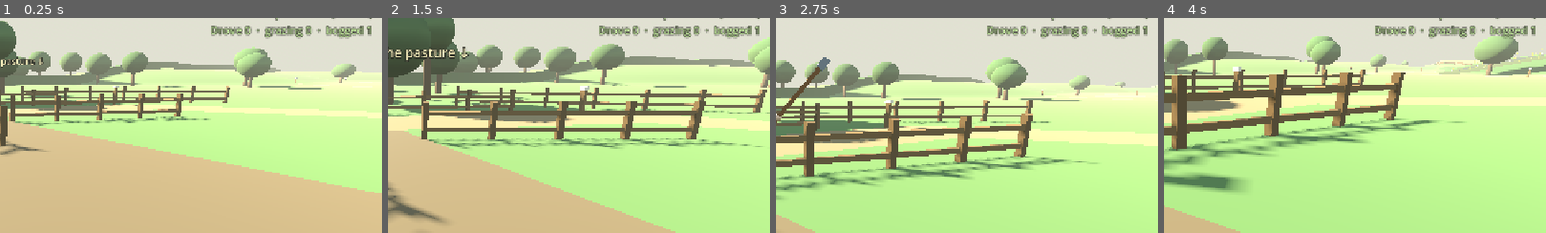
Above: before the commit, frames 1-4 (left to right).
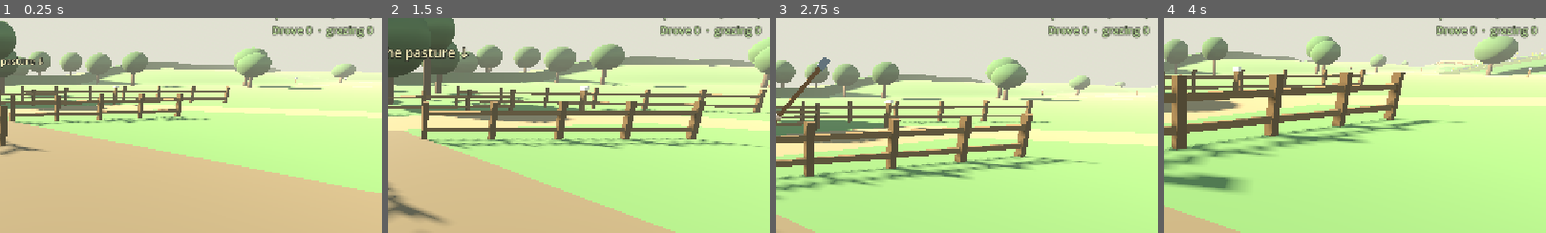
Above: after the commit, the same moments.

Repository: fortins4/devPlayground
Game: Godot game, scene res://scenes/prologue/opening_cattle_drive.tscn
The game is run twice, just before and just after one commit, with the same random seed, the same clock (stepped at 60 frames per second) and the same inputs. This scene is started directly instead of the project's main scene.
Inputs (mouse positions are % of the whole screen's width and height, from its top left):
- Up to frame 1 (0.25 s): no input
- Up to frame 2 (1.5 s): tap Enter at 0.5 s; move the mouse to (55, 50) at 0.52 s; hold E (interact) 0.53-1.28 s; hold W (move_forward) from 0.53 s (still down); click (55, 50) at 0.67 s; tap Space (jump) at 0.77 s; move the mouse to (45, 50) at 1.27 s; right-click (45, 50) at 1.35 s
- Up to frame 3 (2.75 s): keep holding W (move_forward); tap Space (jump) at 1.52 s; tap E (interact) at 1.55, 2.3 s; move the mouse to (52, 48) at 2.02 s; press the mouse at (52, 48) at 2.03 s
- Up to frame 4 (4 s): keep holding W (move_forward); move the mouse to (49, 52) at 2.77 s; release the mouse at (49, 52) at 2.78 s; tap H (band_toggle) at 2.85 s; click (49, 52) at 2.92 s; tap Space (jump) at 3.02, 3.77 s; tap E (interact) at 3.05, 3.8 s; move the mouse to (57, 51) at 3.52 s; hold Ctrl (crouch) from 3.53 s (still down)
The pictures show only the part of the screen within x 50-100%, y 18-68%; the shares and areas given below are measured in that part.

The runs differ from the first frame. In frame 1, 1.3% of the frame differs, in the area x 55-98%, y 3-10%; in frame 2, 1.3%; in frame 3, 1.3%; in frame 4, 1.3%.

Commit message:
Opening: hide the bog tally until the missing-cow beat; natural bog patch
- HUD: the "bogged N" status count, the "N in the bog" objective suffix and the bog
  chore's interact/controls hint stay hidden until the missing-cow beat opens at the
  pasture (director bog_revealed() / hud_bogged_count(); raw bogged_count() kept for
  smokes). After the beat the pen line shows "bogged 1", then "bogged 0" once freed.
- Natural bog: OpeningTerrain gains an organic bog patch (harmonic + noise-wobbled
  outline, bog_edge/bog_mask/in_bog/bog_depth) and a 0.45 m dip with hummocks, applied
  after the cap union in both height_at and the bake (collider == mesh). The terrain
  mesh paints it by the same soft mask (moss/peat vertex colour, darker when wet) — no
  overlay slab, ditch or rim. Standing water is one flat sheet at BOG_WATER_Y that the
  terrain clips into pools; tussocks, rush clumps and bog cotton are scattered by the
  mask (merged per colour). "Bog edge" sign dropped.
- Stuck/free test follows the organic outline (Terrain.in_bog) in the chore and the
  director; BogZone is now just a 28x28 bounding box.
- Far-field backstop + grass sheet are a frame around the heightfield window (plus a
  deep safety net) so they no longer floor / paint over the dip.

Diff:
--- a/scenes/prologue/opening_cattle_drive.tscn
+++ b/scenes/prologue/opening_cattle_drive.tscn
@@ -39,7 +39,7 @@
 size = Vector3(12.6, 2.4, 10.6)
 
 [sub_resource type="BoxShape3D" id="Shape_bog"]
-size = Vector3(20, 9, 20)
+size = Vector3(28, 9, 28)
 
 [sub_resource type="BoxShape3D" id="Shape_pasture"]
 size = Vector3(40, 8, 28)
--- a/scripts/prologue/opening_bogged_cow_chore.gd
+++ b/scripts/prologue/opening_bogged_cow_chore.gd
@@ -18,10 +18,10 @@
 
 const COW_SCENE := preload("res://scenes/prologue/opening_cow.tscn")
 const INTERACT_RANGE := 8.0
-## BogZone center/size from opening_cattle_drive (transform -25,3.5,242 · box 20×20): the back
-## paddock behind the pasture's south ridge (OpeningTerrain "pasture_south_ridge").
+## Bog centre (OpeningTerrain BOG_CX/BOG_CZ): the natural patch in the back paddock behind the
+## pasture's south ridge. "In the bog" is OpeningTerrain.in_bog() — the patch's own organic
+## outline; the BogZone Area3D (28×28 box) only bounds it.
 const BOG_CENTER := Vector3(-25.0, 0.0, 242.0)
-const BOG_HALF_XZ := Vector3(10.0, 0.0, 10.0)
 ## North (herd-facing) bog edge, 3.5 m in — same margin as the old lane-side spawn, so the
 ## goad-out is unchanged, just pointed north toward the ridge and the herd.
 ## Y is height above the local ground (the cow is placed on the OpeningTerrain surface).
@@ -282,8 +282,9 @@
 	return "Goad her out of the bog onto firm ground (3 goad · LMB / RMB)"
 
 
+## HUD "E interact" hint etc.: only once her beat is live (no early tell on the walk out).
 func is_active() -> bool:
-	return _state == BogChoreState.BOGGED
+	return _state == BogChoreState.BOGGED and _gate_open()
 
 
 func force_free() -> void:
@@ -387,6 +388,7 @@
 
 
 func _on_bog_exited(body: Node3D) -> void:
+	# Leaving the bounding box means she's well past the organic edge too.
 	if body != _cow or _state != BogChoreState.BOGGED:
 		return
 	if _cow.has_method("set_bogged"):
@@ -575,10 +577,7 @@
 
 
 func _inside_bog(p: Vector3) -> bool:
-	return (
-		absf(p.x - BOG_CENTER.x) <= BOG_HALF_XZ.x
-		and absf(p.z - BOG_CENTER.z) <= BOG_HALF_XZ.z
-	)
+	return Terrain.in_bog(p)
 
 
 func _near(a: Vector3, b: Vector3, range_m: float) -> bool:
--- a/scripts/prologue/opening_drive_director.gd
+++ b/scripts/prologue/opening_drive_director.gd
@@ -90,6 +90,7 @@
 ## Missing-cow beat latch: set the first time the player reaches the herd while the drive step is
 ## live (survives R / T). Until then the bogged cow is hidden, silent and can't be freed.
 var _missing_seen: bool = false
+var _in_bog_box: Array[Node3D] = []
 
 
 func _ready() -> void:
@@ -140,6 +141,7 @@
 	if _flash_timer > 0.0:
 		_flash_timer -= delta
 	_sync_herd_lock()
+	_tick_bog_patch()
 	if stage == Stage.WALK_OUT and _player and is_instance_valid(_player):
 		if _player.global_position.distance_to(herd_centroid()) <= at_herd_radius:
 			_set_stage(Stage.AT_HERD)
@@ -231,6 +233,24 @@
 func bogged_count() -> int:
 	var n := 0
 	for cow in _cows:
+		if bool(cow.get("bogged")):
+			n += 1
+	return n
+
+
+## The bogged cow may be shown / counted on the HUD: always standalone; in the set-sequence flow
+## only once the missing-cow beat has opened at the pasture (or she's already out of the bog).
+## Before that, nothing on the HUD (status line, objective suffix, flashes) may give her away.
+func bog_revealed() -> bool:
+	return _seq() == null or _missing_seen or bogged_cow_state() != "bogged"
+
+
+## HUD-facing bog count: bogged_count() minus her while she's still a secret (see bog_revealed).
+func hud_bogged_count() -> int:
+	var n := 0
+	for cow in _cows:
+		if cow == _bog_cow and not bog_revealed():
+			continue
 		if bool(cow.get("bogged")):
 			n += 1
 	return n
@@ -348,8 +368,8 @@
 			return "The herd is grazing. Draw the goad (3) and prod a cow (LMB / RMB) to stir them."
 		Stage.DRIVING:
 			var bits := "Walk BEHIND the herd, goad drawn, facing them — push them up the lane to the home pen."
-			if bogged_count() > 0:
-				bits += "  %d in the bog — goad them out!" % bogged_count()
+			if hud_bogged_count() > 0:
+				bits += "  %d in the bog — goad them out!" % hud_bogged_count()
 			elif stalled_count() > 0:
 				bits += "  %d grazing — keep pushing." % stalled_count()
 			return bits
@@ -359,9 +379,12 @@
 
 
 func status_text() -> String:
-	var s := "Home pen  %d / %d   (need %d)\nDrove %d  ·  grazing %d  ·  bogged %d" % [
-		home_count(), _cows.size(), need_count(), driven_count(), stalled_count(), bogged_count()
+	var s := "Home pen  %d / %d   (need %d)\nDrove %d  ·  grazing %d" % [
+		home_count(), _cows.size(), need_count(), driven_count(), stalled_count()
 	]
+	# The bog tally only appears once she's no secret (missing-cow beat open, or freed).
+	if bog_revealed():
+		s += "  ·  bogged %d" % hud_bogged_count()
 	if scattered_count() > 0:
 		s += "\nScattered %d — regather" % scattered_count()
 	return s
@@ -775,16 +798,31 @@
 	return Vector3(home.x - 4.2 + float(col) * 2.8, home.y, home.z - 3.0 + float(row) * 2.4)
 
 
+## BogZone is only the natural patch's bounding box: cows inside it are tracked and bog down /
+## come free by the patch's organic outline (OpeningTerrain.in_bog). Her stuck spell while
+## "bogged" belongs to the bog chore.
 func _on_bog_entered(body: Node3D) -> void:
-	if body and _cows.has(body) and body.has_method("set_bogged"):
-		body.call("set_bogged", true)
-		if stage == Stage.DRIVING:
-			_flash("A cow has wandered into the bog — goad it back onto the lane.", 3.0)
+	if body and _cows.has(body) and body.has_method("set_bogged") and not _in_bog_box.has(body):
+		_in_bog_box.append(body)
 
 
 func _on_bog_exited(body: Node3D) -> void:
-	if body and _cows.has(body) and body.has_method("set_bogged"):
+	_in_bog_box.erase(body)
+	if body == _bog_cow and bogged_cow_state() == "bogged":
+		return
+	if body and _cows.has(body) and body.has_method("set_bogged") and bool(body.get("bogged")):
 		body.call("set_bogged", false)
+
+
+func _tick_bog_patch() -> void:
+	for cow in _in_bog_box:
+		if not is_instance_valid(cow) or (cow == _bog_cow and bogged_cow_state() == "bogged"):
+			continue
+		var inside := Terrain.in_bog(cow.global_position)
+		if inside != bool(cow.get("bogged")):
+			cow.call("set_bogged", inside)
+			if inside and stage == Stage.DRIVING:
+				_flash("A cow has wandered into the bog — goad it back out.", 3.0)
 
 
 func _set_stage(next: Stage) -> void:
--- a/scripts/prologue/opening_farm_greybox.gd
+++ b/scripts/prologue/opening_farm_greybox.gd
@@ -39,6 +39,12 @@
 const C_BOG_WATER := Color(0.16, 0.2, 0.2)
 const C_SPRING_WATER := Color(0.35, 0.48, 0.52)  # clear farm spring (cooler than bog)
 const C_REED := Color(0.5, 0.52, 0.28)
+## Natural bog (back paddock): moss / peat ground paint, standing water, tussocks + rushes.
+const C_BOG_MOSS := Color(0.31, 0.37, 0.16)
+const C_BOG_PEAT := Color(0.23, 0.2, 0.13)
+const C_BOG_POOL := Color(0.05, 0.06, 0.05)
+const C_TUSSOCK := [Color(0.42, 0.45, 0.21), Color(0.33, 0.4, 0.17), Color(0.55, 0.5, 0.3)]
+const C_RUSH := [Color(0.34, 0.44, 0.19), Color(0.48, 0.5, 0.26)]
 const C_DITCH := Color(0.17, 0.2, 0.14)
 const C_BANK := Color(0.3, 0.38, 0.22)
 const C_HEDGE := Color(0.2, 0.33, 0.17)
@@ -141,16 +147,43 @@
 		Terrain.MIN_X + float(w - 1) * 0.5 * Terrain.STEP, 0.0, Terrain.MIN_Z + float(d - 1) * 0.5 * Terrain.STEP)
 	terrain_cs.scale = Vector3(Terrain.STEP, 1.0, Terrain.STEP)
 	ground.add_child(terrain_cs)
-	# Flat far-field backstop outside the heightfield window (2 cm under grade, never the floor
-	# inside the window).
-	var shape := CollisionShape3D.new()
-	var bs := BoxShape3D.new()
-	bs.size = Vector3(420.0, 1.0, 460.0)
-	shape.shape = bs
-	shape.position = Vector3(-10.0, -0.52, 80.0)
-	ground.add_child(shape)
-	_mesh_box(ground, Vector3(-10.0, -0.07, 80.0), Vector3(420.0, 0.1, 460.0), C_GRASS)
+	# Flat far-field backstop + grass sheet OUTSIDE the heightfield window (2 cm under grade): a
+	# frame of four slabs around the window (overlapping it by 0.5 m), so neither floors nor
+	# paints over the bog dip inside it.
+	# Plus a deep safety net under everything (top 1.5 m down, below the dip floor).
+	var far := Rect2(-220.0, -150.0, 420.0, 460.0)  # old single backstop's XZ extent
+	var win := Rect2(Terrain.MIN_X + 0.5, Terrain.MIN_Z + 0.5,
+		float(w - 1) * Terrain.STEP - 1.0, float(d - 1) * Terrain.STEP - 1.0)
+	var slabs := [
+		Rect2(far.position.x, far.position.y, far.size.x, win.position.y - far.position.y),  # north
+		Rect2(far.position.x, win.end.y, far.size.x, far.end.y - win.end.y),  # south
+		Rect2(far.position.x, win.position.y, win.position.x - far.position.x, win.size.y),  # west
+		Rect2(win.end.x, win.position.y, far.end.x - win.end.x, win.size.y),  # east
+	]
+	for r: Rect2 in slabs:
+		var slab := CollisionShape3D.new()
+		var sb := BoxShape3D.new()
+		sb.size = Vector3(r.size.x, 1.0, r.size.y)
+		slab.shape = sb
+		slab.position = Vector3(r.get_center().x, -0.52, r.get_center().y)
+		ground.add_child(slab)
+		# Matching far-field grass sheet (same frame — never drawn over the bog dip).
+		_mesh_box(ground, Vector3(r.get_center().x, -0.07, r.get_center().y), Vector3(r.size.x, 0.1, r.size.y), C_GRASS)
+	var net := CollisionShape3D.new()
+	var nb := BoxShape3D.new()
+	nb.size = Vector3(far.size.x, 1.0, far.size.y)
+	net.shape = nb
+	net.position = Vector3(far.get_center().x, -2.0, far.get_center().y)
+	ground.add_child(net)
 	_build_terrain_mesh(hs, w, d)
+
+
+func _bog_ground(x: float, z: float, h: float) -> Color:
+	var n := Terrain._bnoise().get_noise_2d(x * 0.9 + 100.0, z * 0.9 - 60.0)
+	var c := C_BOG_MOSS.lerp(C_BOG_PEAT, clampf(0.5 + n * 1.4, 0.0, 1.0))
+	# Wet floor reads darker: up to ~35 % darker near the water line.
+	var wet := clampf((-h - 0.2) / maxf(-Terrain.BOG_WATER_Y - 0.2, 0.01), 0.0, 1.0)
+	return c.darkened(0.35 * wet)
 
 
 func _build_terrain_mesh(hs: PackedFloat32Array, w: int, d: int) -> void:
@@ -184,6 +217,12 @@
 					var f := Terrain.cap_value(caps[dom], x, z)
 					var k := smoothstep(-Terrain.FILLET * 0.6, Terrain.FILLET * 0.6, f)
 					c = base.lerp(caps[dom]["color"], k)
+			# Natural bog: blended into the grass by the terrain's own soft bog mask (no overlay
+			# slab, no rim) — mottled moss / peat, darker toward the wet floor.
+			if absf(x - Terrain.BOG_CX) < Terrain.BOG_EXTENT and absf(z - Terrain.BOG_CZ) < Terrain.BOG_EXTENT:
+				var bm := Terrain.bog_mask(x, z)
+				if bm > 0.0:
+					c = c.lerp(_bog_ground(x, z, h), bm)
 			cols[i] = c
 			var hl := hs[iz * w + maxi(ix - 1, 0)]
 			var hr := hs[iz * w + mini(ix + 1, w - 1)]
@@ -395,31 +434,131 @@
 
 
 func _build_bog() -> void:
-	## Bog in the back paddock behind the pasture's south ridge, resting on the ground it sits on.
-	var box := _zone_box(bog_zone_path, Vector3(-25.0, 1.0, 242.0), Vector3(20.0, 2.0, 20.0))
-	var c := box.get_center()
-	_drape_rect(Vector3(c.x, 0.0, c.z), box.size.x, box.size.z, 0.0, 0.03, C_BOG)
-	var rng := RandomNumberGenerator.new()
-	rng.seed = 4471
-	for i in 7:
-		var px := rng.randf_range(box.position.x + 2.0, box.end.x - 2.0)
-		var pz := rng.randf_range(box.position.z + 2.0, box.end.z - 2.0)
-		var sx := rng.randf_range(1.0, 2.4)
-		var sz := rng.randf_range(0.8, 1.8)
-		_drape_disc(Vector3(px, 0.0, pz), sx, sz, 0.06, C_BOG_WATER)
-	for i in 46:
-		var px := rng.randf_range(box.position.x, box.end.x)
-		var pz := rng.randf_range(box.position.z, box.end.z)
-		var h := rng.randf_range(0.6, 1.3)
-		_mesh_box(_gen, _on_ground(Vector3(px, h * 0.5 - 0.05, pz)), Vector3(0.08, h, 0.08), C_REED)
-	# Bog-cotton tufts.
-	for i in 18:
-		var px := rng.randf_range(box.position.x, box.end.x)
-		var pz := rng.randf_range(box.position.z, box.end.z)
-		_mesh_sphere(_gen, _on_ground(Vector3(px, 0.35, pz)), 0.12, C_STAKE_TOP)
+	## Natural bog in the back paddock behind the pasture's south ridge. The ground itself is the
+	## bog: OpeningTerrain sinks an organic, noise-wobbled dip (shared collider + mesh) and the
+	## terrain mesh paints it by the same soft mask. On top: standing water where the dip floor
+	## drops below the water line, then tussocks, rush clumps and bog cotton scattered by the mask.
+	_build_bog_water()
+	_build_bog_plants()
 	# Extra visual bog patches west of the lane (draped on whatever ground they sit on).
 	_build_bog_patch(Vector3(-10.0, 0.0, 100.0), Vector3(14.0, 2.0, 10.0), 5521)
 	_build_bog_patch(Vector3(-55.0, 0.0, 160.0), Vector3(18.0, 2.0, 14.0), 7733)
+
+
+func _build_bog_water() -> void:
+	## One flat sheet at BOG_WATER_Y over every grid cell that dips below it; the terrain hides it
+	## wherever the ground stands higher, so the pool shorelines follow the hummocks.
+	var wy := Terrain.BOG_WATER_Y
+	var verts := PackedVector3Array()
+	var norms := PackedVector3Array()
+	var idx := PackedInt32Array()
+	var e := int(Terrain.BOG_EXTENT)
+	for iz in range(-e, e):
+		for ix in range(-e, e):
+			var x0 := Terrain.BOG_CX + float(ix)
+			var z0 := Terrain.BOG_CZ + float(iz)
+			var lo := minf(minf(_ground_y(Vector3(x0, 0, z0)), _ground_y(Vector3(x0 + 1.0, 0, z0))),
+				minf(_ground_y(Vector3(x0, 0, z0 + 1.0)), _ground_y(Vector3(x0 + 1.0, 0, z0 + 1.0))))
+			if lo >= wy:
+				continue
+			var b := verts.size()
+			verts.append_array([Vector3(x0, wy, z0), Vector3(x0 + 1.0, wy, z0), Vector3(x0, wy, z0 + 1.0), Vector3(x0 + 1.0, wy, z0 + 1.0)])
+			for k in 4:
+				norms.append(Vector3.UP)
+			idx.append_array([b, b + 1, b + 2, b + 1, b + 3, b + 2])
+	if verts.is_empty():
+		return
+	var arrays := []
+	arrays.resize(Mesh.ARRAY_MAX)
+	arrays[Mesh.ARRAY_VERTEX] = verts
+	arrays[Mesh.ARRAY_NORMAL] = norms
+	arrays[Mesh.ARRAY_INDEX] = idx
+	var am := ArrayMesh.new()
+	am.add_surface_from_arrays(Mesh.PRIMITIVE_TRIANGLES, arrays)
+	var mi := MeshInstance3D.new()
+	mi.name = "BogWater"
+	mi.mesh = am
+	var m := StandardMaterial3D.new()
+	# Dark peaty water: low specular so a bright sky doesn't turn it pale slate (esp. edge-on).
+	m.albedo_color = C_BOG_POOL
+	m.roughness = 0.35
+	m.metallic_specular = 0.2
+	m.cull_mode = BaseMaterial3D.CULL_DISABLED
+	mi.material_override = m
+	_gen.add_child(mi)
+
+
+func _build_bog_plants() -> void:
+	## Tussocks + rush clumps + bog cotton, merged into one mesh per colour (few draw calls).
+	## Denser inside, thinning across the soft edge (a few stray tussocks just outside it), never
+	## standing in open water.
+	var rng := RandomNumberGenerator.new()
+	rng.seed = 4471
+	var tools := {}
+	var sphere := SphereMesh.new()
+	sphere.radius = 1.0
+	sphere.height = 2.0
+	sphere.radial_segments = 10
+	sphere.rings = 5
+	var blade := BoxMesh.new()
+	blade.size = Vector3.ONE
+	var ext := Terrain.BOG_EXTENT
+	var placed_t := 0
+	var placed_r := 0
+	var tries := 0
+	while (placed_t < 70 or placed_r < 38) and tries < 4000:
+		tries += 1
+		var p := Vector3(Terrain.BOG_CX + rng.randf_range(-ext, ext), 0.0, Terrain.BOG_CZ + rng.randf_range(-ext, ext))
+		var m := Terrain.bog_mask(p.x, p.z)
+		if m < 0.04:
+			continue
+		var gy := _ground_y(p)
+		if gy < Terrain.BOG_WATER_Y + 0.04:
+			continue  # open water
+		var keep := 0.15 + 0.85 * m
+		if rng.randf() > keep:
+			continue
+		if placed_t < 70 and (placed_r >= 38 or rng.randf() < 0.62):
+			var r := rng.randf_range(0.28, 0.6) * (0.6 + 0.4 * m)
+			var col: Color = C_TUSSOCK[rng.randi() % C_TUSSOCK.size()]
+			var xf := Transform3D(Basis.from_euler(Vector3(0, rng.randf() * TAU, 0)).scaled(Vector3(r, r * rng.randf_range(0.45, 0.7), r * rng.randf_range(0.8, 1.2))), Vector3(p.x, gy - r * 0.12, p.z))
+			_st_append(tools, col, sphere, xf)
+			placed_t += 1
+		elif placed_r < 38 and m > 0.3:
+			var blades := rng.randi_range(6, 11)
+			for b in blades:
+				var h := rng.randf_range(0.5, 1.25)
+				var off := Vector3(rng.randf_range(-0.28, 0.28), 0.0, rng.randf_range(-0.28, 0.28))
+				var tilt := Basis.from_euler(Vector3(rng.randf_range(-0.3, 0.3), rng.randf() * TAU, rng.randf_range(-0.3, 0.3)))
+				var base := Vector3(p.x, gy - 0.05, p.z) + off
+				var xf := Transform3D(tilt.scaled(Vector3(0.035, h, 0.035)), base + tilt * Vector3(0, h * 0.5, 0))
+				_st_append(tools, C_RUSH[rng.randi() % C_RUSH.size()], blade, xf)
+			placed_r += 1
+	# Bog cotton: small white heads on the drier hummocks.
+	for i in 26:
+		var p := Vector3(Terrain.BOG_CX + rng.randf_range(-ext, ext), 0.0, Terrain.BOG_CZ + rng.randf_range(-ext, ext))
+		if Terrain.bog_mask(p.x, p.z) < 0.5 or _ground_y(p) < Terrain.BOG_WATER_Y + 0.06:
+			continue
+		var xf := Transform3D(Basis().scaled(Vector3.ONE * 0.075), Vector3(p.x, _ground_y(p) + rng.randf_range(0.25, 0.45), p.z))
+		_st_append(tools, C_STAKE_TOP, sphere, xf)
+	for key in tools:
+		var st: SurfaceTool = tools[key][0]
+		st.generate_normals()
+		var mi := MeshInstance3D.new()
+		mi.name = "BogPlants"
+		mi.mesh = st.commit()
+		mi.material_override = _mat(tools[key][1])
+		_gen.add_child(mi)
+	print("OPENING_BOG_NATURAL tussocks=%d rush_clumps=%d" % [placed_t, placed_r])
+
+
+func _st_append(tools: Dictionary, col: Color, mesh: Mesh, xf: Transform3D) -> void:
+	var key := col.to_html()
+	if not tools.has(key):
+		var st := SurfaceTool.new()
+		st.begin(Mesh.PRIMITIVE_TRIANGLES)
+		tools[key] = [st, col]
+	(tools[key][0] as SurfaceTool).append_from(mesh, 0, xf)
 
 
 func _build_bog_patch(center: Vector3, size: Vector3, seed_val: int) -> void:
@@ -446,7 +585,7 @@
 
 
 func _back_gap_x() -> float:
-	return _zone_box(bog_zone_path, Vector3(-25.0, 1.0, 242.0), Vector3(20.0, 2.0, 20.0)).get_center().x
+	return _zone_box(bog_zone_path, Vector3(-25.0, 1.0, 242.0), Vector3(28.0, 2.0, 28.0)).get_center().x
 
 
 func _build_edges() -> void:
@@ -470,9 +609,6 @@
 	_drape_wall(Vector3(PADDOCK_X0, 0, PADDOCK_Z1), Vector3(PADDOCK_X1, 0, PADDOCK_Z1), 1.6, 1.8, C_HEDGE)
 	# North hedge behind the farmstead.
 	_drape_wall(Vector3(-35.0, 0, -14.0), Vector3(35.0, 0, -14.0), 1.4, 1.8, C_HEDGE)
-	# Short ditch along the bog's herd-facing (north) side (visual cue: "wet ground starts here").
-	var box := _zone_box(bog_zone_path, Vector3(-25.0, 1.0, 242.0), Vector3(20.0, 2.0, 20.0))
-	_drape_rect(Vector3(box.get_center().x, 0.0, box.position.z - 0.6), box.size.x + 2.0, 1.0, 0.0, 0.025, C_DITCH)
 
 
 func _build_ringfort(center: Vector3, radius: float) -> void:
@@ -519,7 +655,7 @@
 			continue
 		if p.x > -18.0 and p.x < 20.0 and p.z > -10.0 and p.z < 18.0:
 			continue  # farmstead
-		var bog := _zone_box(bog_zone_path, Vector3(-25.0, 1.0, 242.0), Vector3(20.0, 2.0, 20.0)).grow(1.0)
+		var bog := _zone_box(bog_zone_path, Vector3(-25.0, 1.0, 242.0), Vector3(28.0, 2.0, 28.0)).grow(1.0)
 		var pas := _zone_box(pasture_zone_path, Vector3(-25.0, 1.0, 192.0), Vector3(40.0, 2.0, 28.0)).grow(1.0)
 		if _in_xz(bog, p) or _in_xz(pas, p):
 			continue
@@ -542,8 +678,7 @@
 	_label(home.get_center() + Vector3(0, 2.0, 0), "Home pen\n(drive the herd in)", 34, Color(0.7, 0.92, 0.55))
 	var pas := _zone_box(pasture_zone_path, Vector3(-25.0, 1.0, 192.0), Vector3(40.0, 2.0, 28.0))
 	_label(_on_ground(Vector3(pas.get_center().x, 4.5, pas.get_center().z - 6.0)), "Secluded pasture", 46, Color(0.85, 0.95, 0.7))
-	var bog := _zone_box(bog_zone_path, Vector3(-25.0, 1.0, 242.0), Vector3(20.0, 2.0, 20.0))
-	_label(_on_ground(Vector3(bog.get_center().x, 2.6, bog.get_center().z)), "Bog edge — cattle bog down here", 34, Color(0.75, 0.85, 0.6))
+	# No "Bog edge" sign: the natural patch (dip, peat, pools, rushes) reads on its own.
 	_label(_on_ground(Vector3(-27.0, 2.4, 40.0)), "Ditch (farm edge)", 30, Color(0.7, 0.8, 0.6))
 	if path.size() >= 2:
 		_label(path[0] + Vector3(-3.8, 2.3, 0), "Lane to the pasture ↓", 32, Color(0.95, 0.88, 0.6))
--- a/scripts/prologue/opening_sequence.gd
+++ b/scripts/prologue/opening_sequence.gd
@@ -241,8 +241,8 @@
 			return "Regather the strays — %d scattered off the lane. Goad them back to the herd.  (home %d/%d)" % [
 				int(d.call("scattered_count")), home, need]
 	var s := "Bring the herd home: walk behind them, goad drawn, up the lane to the pen by the byre.  (home %d/%d)" % [home, need]
-	if int(d.call("bogged_count")) > 0:
-		s += "  %d in the bog — goad them out!" % int(d.call("bogged_count"))
+	if int(d.call("hud_bogged_count")) > 0:
+		s += "  %d in the bog — goad them out!" % int(d.call("hud_bogged_count"))
 	elif int(d.call("stalled_count")) > 0:
 		s += "  %d grazing — keep pushing." % int(d.call("stalled_count"))
 	if home > 0 and home < need:
--- a/scripts/prologue/opening_terrain.gd
+++ b/scripts/prologue/opening_terrain.gd
@@ -26,6 +26,22 @@
 const C_BANK := Color(0.3, 0.38, 0.22)
 const C_HEDGE := Color(0.2, 0.33, 0.17)
 
+## --- Back-paddock bog: an organic patch with a shallow dip, applied AFTER the cap union (so it
+## sinks whatever ground it sits on). Outline = mean radius with a few fixed harmonics plus a
+## low-frequency noise wobble; everything (dip, hummocks, colour blend, stuck test) keys off the
+## one signed edge distance bog_edge(), so the collider, mesh, paint and gameplay agree.
+const BOG_CX := -25.0
+const BOG_CZ := 242.0
+const BOG_R := 8.6           # mean outline radius (m)
+const BOG_EXTENT := 14.0     # nothing bog-related beyond this radius (outline max ≈ 12.2)
+const BOG_BLEND := 2.2       # soft colour/mask band inside the outline (m)
+const BOG_FEATHER := 0.6     # ... and how far it feathers out past it (m)
+const BOG_DIP := 0.45        # depth of the dip at its floor (m)
+const BOG_HUMMOCK := 0.2     # hummock relief inside the dip (± m)
+## Standing water level (absolute y): pools show wherever the dip floor drops below it.
+const BOG_WATER_Y := -0.53
+
+static var _bog_noise: FastNoiseLite = null
 static var _caps: Array = []  # [{cx, cz, rx, rz, ry, sink, color, kind, name}]
 static var _mouth_x: float = -28.0
 static var _heights: PackedFloat32Array = PackedFloat32Array()
@@ -142,7 +158,58 @@
 		var f := cap_value(cap, x, z)
 		if f > acc - FILLET:
 			acc = _smax(acc, f, FILLET)
-	return acc
+	return acc - bog_depth(x, z)
+
+
+# ---------------------------------------------------------------- bog patch
+
+static func _bnoise() -> FastNoiseLite:
+	if _bog_noise == null:
+		_bog_noise = FastNoiseLite.new()
+		_bog_noise.seed = 7137
+		_bog_noise.noise_type = FastNoiseLite.TYPE_SIMPLEX_SMOOTH
+		_bog_noise.frequency = 0.16
+		_bog_noise.fractal_type = FastNoiseLite.FRACTAL_FBM
+		_bog_noise.fractal_octaves = 2
+	return _bog_noise
+
+
+## Signed distance-ish (m) from xz to the bog outline: + inside, − outside.
+static func bog_edge(x: float, z: float) -> float:
+	var dx := x - BOG_CX
+	var dz := z - BOG_CZ
+	var d := sqrt(dx * dx + dz * dz)
+	if d > BOG_EXTENT:
+		return -(d - BOG_EXTENT) - 2.0
+	var a := atan2(dz, dx)
+	var r := BOG_R * (1.0 + 0.17 * sin(3.0 * a + 0.6) + 0.10 * sin(5.0 * a + 2.4) + 0.05 * sin(9.0 * a + 1.1))
+	r += 1.1 * _bnoise().get_noise_2d(x, z)
+	return r - d
+
+
+## 0 on firm grass → 1 inside the bog, soft across the edge (colour blend + stuck test).
+static func bog_mask(x: float, z: float) -> float:
+	return smoothstep(-BOG_FEATHER, BOG_BLEND, bog_edge(x, z))
+
+
+## The bog's slow/stuck zone follows the same outline (mask ≥ 0.5 ≈ 0.8 m inside the edge).
+static func in_bog(p: Vector3) -> bool:
+	return bog_mask(p.x, p.z) >= 0.5
+
+
+## How far the ground drops at xz (0 outside): a shallow bowl easing in from the feathered edge
+## to BOG_DIP ~3.5 m in, with hummocks (tussock mounds / pool hollows) on the floor.
+static func bog_depth(x: float, z: float) -> float:
+	var dx := x - BOG_CX
+	var dz := z - BOG_CZ
+	if dx * dx + dz * dz > BOG_EXTENT * BOG_EXTENT:
+		return 0.0
+	var e := bog_edge(x, z)
+	if e <= -BOG_FEATHER:
+		return 0.0
+	var prof := smoothstep(-BOG_FEATHER, 3.5, e)
+	var hum := BOG_HUMMOCK * _bnoise().get_noise_2d(x * 1.25 + 40.0, z * 1.25 - 17.0) * 1.8
+	return prof * (BOG_DIP - hum)
 
 
 ## Index of the cap that dominates xz (highest signed value), or -1 on open field.
@@ -184,6 +251,15 @@
 				var a := hs[row + ix]
 				if f > a - FILLET:
 					hs[row + ix] = _smax(a, f, FILLET)
+	# Bog dip, after the union (same order as height_at).
+	var bx0 := maxi(0, int(floor((BOG_CX - BOG_EXTENT - MIN_X) / STEP)))
+	var bx1 := mini(w - 1, int(ceil((BOG_CX + BOG_EXTENT - MIN_X) / STEP)))
+	var bz0 := maxi(0, int(floor((BOG_CZ - BOG_EXTENT - MIN_Z) / STEP)))
+	var bz1 := mini(d - 1, int(ceil((BOG_CZ + BOG_EXTENT - MIN_Z) / STEP)))
+	for iz in range(bz0, bz1 + 1):
+		var z := MIN_Z + float(iz) * STEP
+		for ix in range(bx0, bx1 + 1):
+			hs[iz * w + ix] -= bog_depth(MIN_X + float(ix) * STEP, z)
 	_heights = hs
 	_baked_for = _mouth_x
 	return _heights
